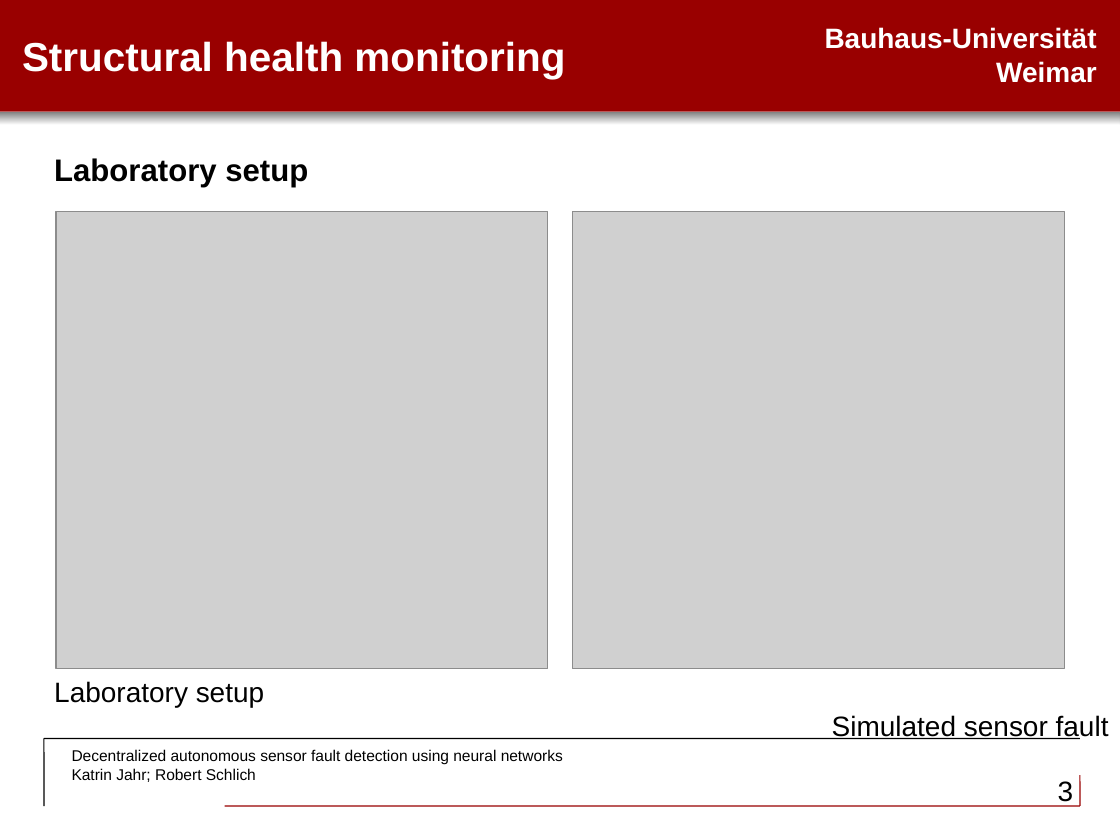
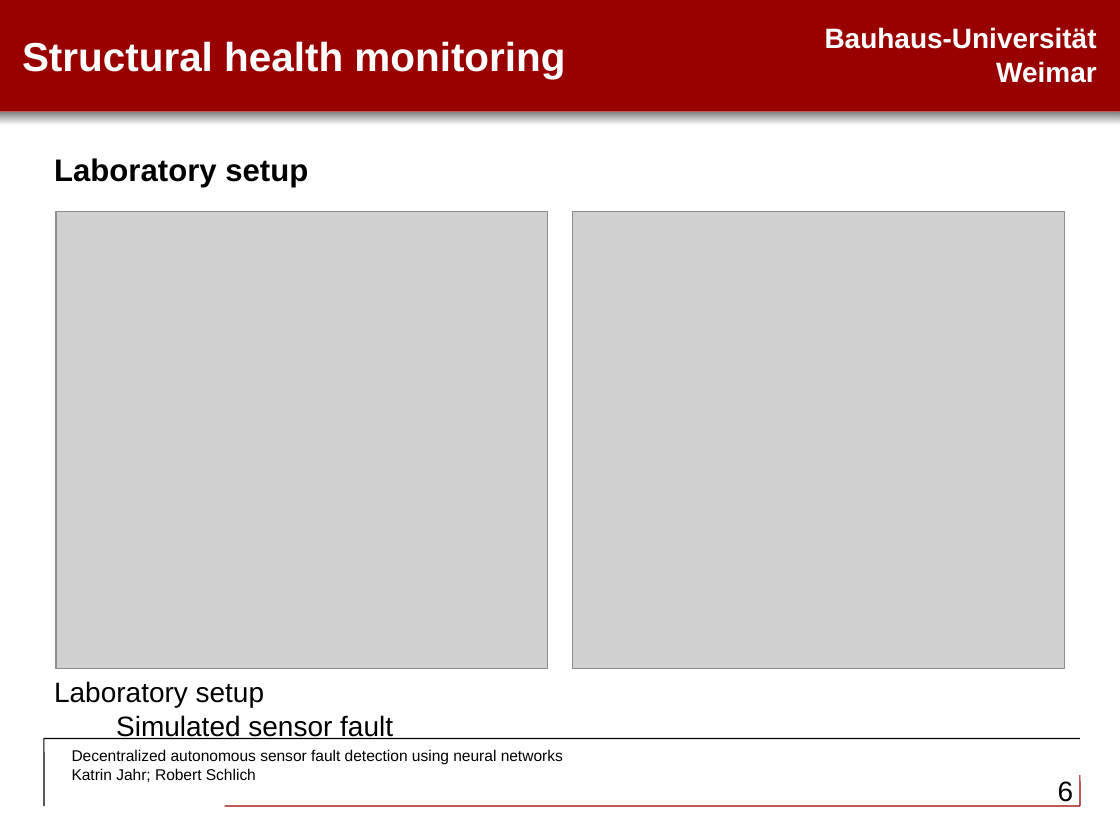
Before and after one commit to RobertSchlich/shm, a slide deck: slide 6 of presentation/SHMJahrSchlich.odp (slide 3 before the commit). Drawn at 1120x840 pixels with LibreOffice and Linux fonts; fonts in the diff are those of the drawing; grey boxes stand for pictures. Boxes give left, top, right and bottom in pixels: in the first picture for what was removed or moved away, otherwise in the second. Text is boxed around its words. In the diff, an @@ line names an element or a change of style, - is before the commit and + after.

```diff
--- a/presentation/SHMJahrSchlich.odp
+++ b/presentation/SHMJahrSchlich.odp
@@ text "Laboratory setup Simulated sensor fault" at (54,681,393,739): alignment right to left @@
@@ page number at (1058,781,1074,806): text changed @@
-3
+6
```
Also in this commit, not shown: 3 other slides changed.
